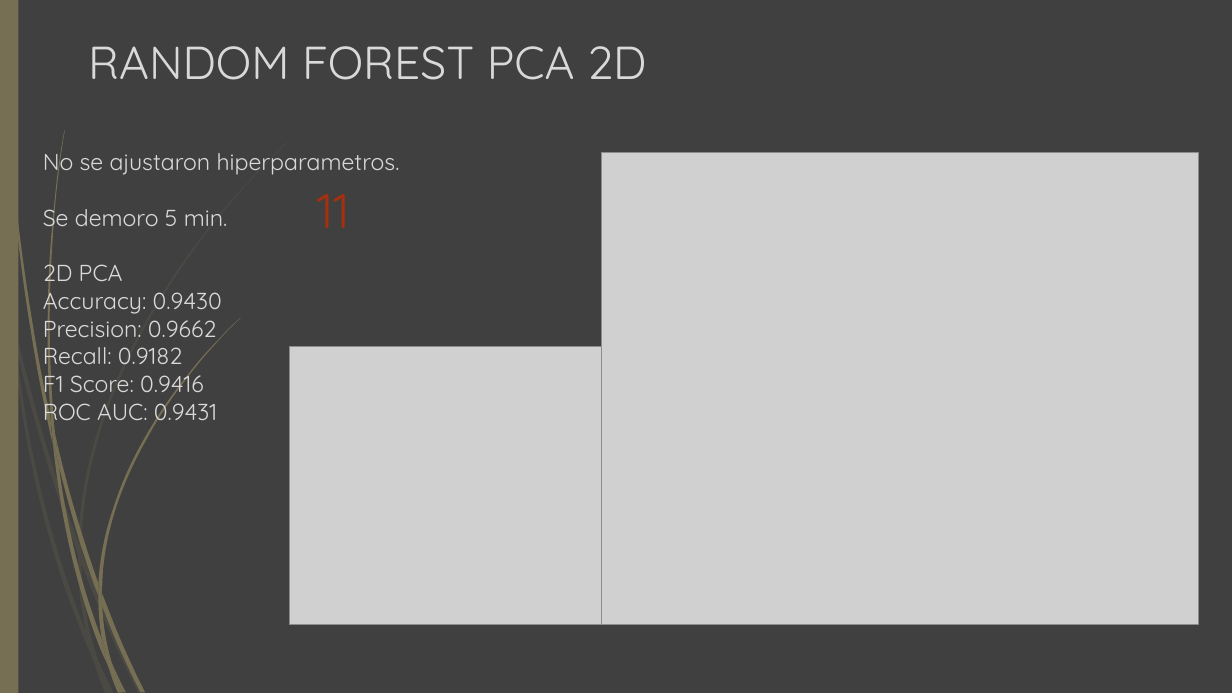
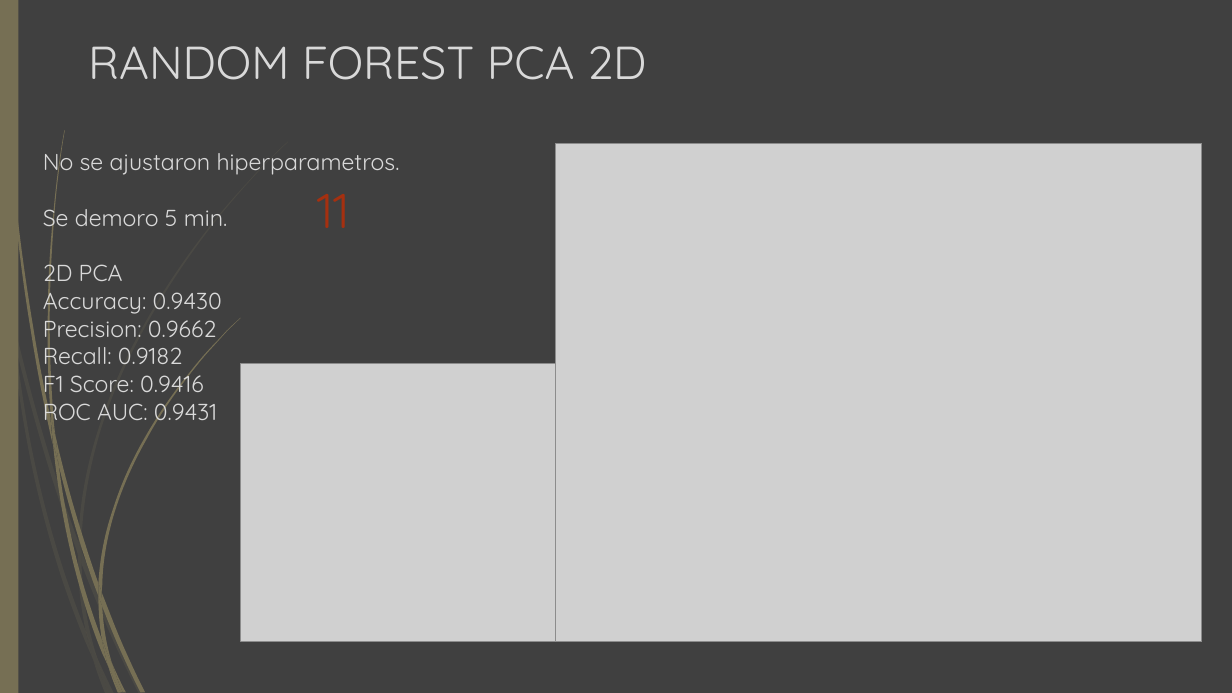
Before and after one commit to Arteaga0415/Credit-Card-Fraud-Detection, a slide deck: slide 11 of Presentacion_Machine_Learning.pptx. Drawn at 1232x693 pixels with LibreOffice and Linux fonts; fonts in the diff are those of the drawing; grey boxes stand for pictures. Boxes give left, top, right and bottom in pixels: in the first picture for what was removed or moved away, otherwise in the second. Text is boxed around its words. In the diff, an @@ line names an element or a change of style, - is before the commit and + after.

```diff
--- a/Presentacion_Machine_Learning.pptx
+++ b/Presentacion_Machine_Learning.pptx
@@ picture: place and size @@
-picture at <box>602,152,1199,625</box>
+picture at <box>555,143,1202,642</box>
@@ picture: place and size @@
-picture at <box>289,347,604,625</box>
+picture at <box>241,363,555,641</box>
@@ text removed at <box>290,518,360,588</box> @@
```
Also in this commit, not shown: 1 other slide changed, 1 other file.
